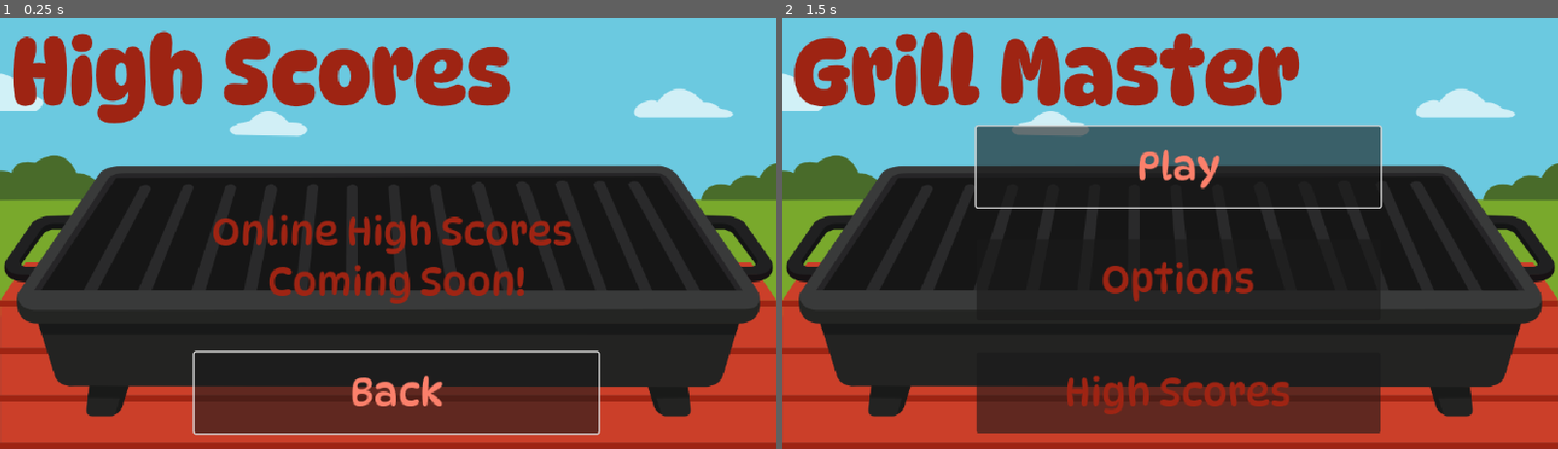
Above: before the commit, frames 1-2 (left to right).
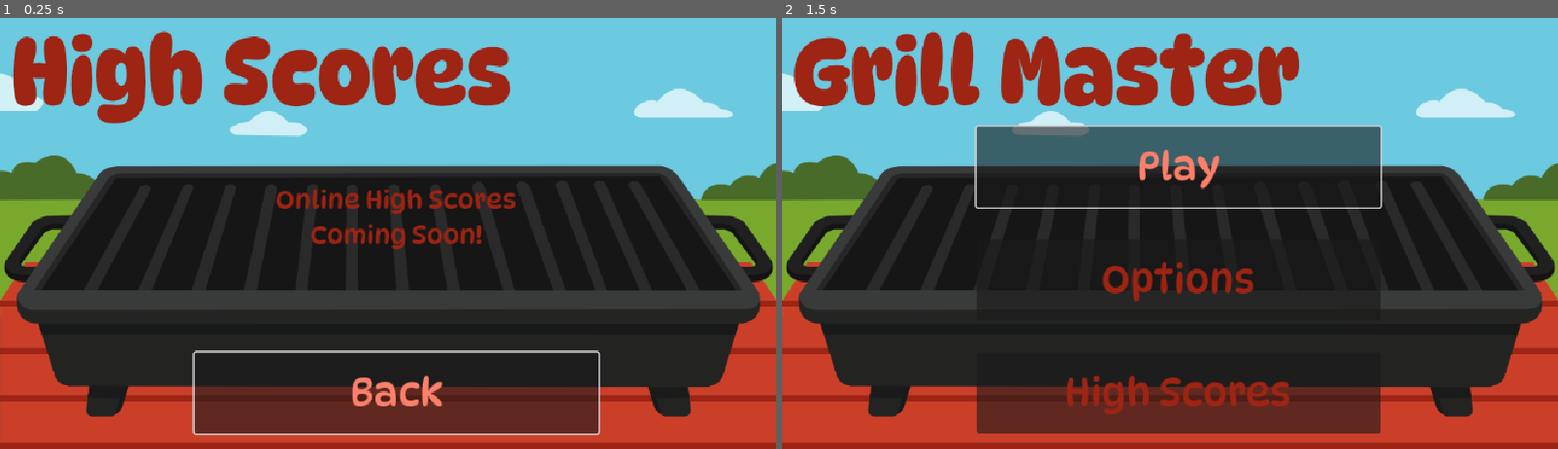
Above: after the commit, the same moments.

Repository: Allus-Interactive/30-days-of-summer-2025
Game: Godot game, scene res://scenes/menus/high scores/high_scores.tscn
The game is run twice, just before and just after one commit, with the same random seed, the same clock (stepped at 60 frames per second) and the same inputs. This scene is started directly instead of the project's main scene.
Inputs:
- Up to frame 1 (0.25 s): no input
- Up to frame 2 (1.5 s): hold D (move_right) 0.53-1.25 s; click "Back" at 1.25 s

The runs differ from the first frame. In frame 1, 3.5% of the frame differs, in the area x 27-74%, y 39-67%; in frame 2, nothing differs.

Commit message:
logic for online leaderboard

Diff:
--- a/scenes/game manager/game_manager.gd
+++ b/scenes/game manager/game_manager.gd
@@ -25,3 +25,24 @@
 			return 0
 	else:
 		return 0
+
+
+func submit_score(username: String, new_score: int):
+	var http = HTTPRequest.new()
+	add_child(http)
+
+	var data = { "name": username, "score": new_score }
+	var json_data= JSON.stringify(data)
+	print (json_data)
+
+	http.request_completed.connect(_on_request_completed)
+
+	var headers = ["Content-Type: application/json"]
+	http.request("http://localhost:3000/submit", headers, HTTPClient.Method.METHOD_POST, json_data)
+
+
+func _on_request_completed(_result: int, response_code: int, _headers: PackedStringArray, _body: PackedByteArray) -> void:
+	if response_code == 200:
+		print("Score submitted successfully!")
+	else:
+		print("Failed to submit score. Response code:", response_code)
--- a/scenes/grill_master.gd
+++ b/scenes/grill_master.gd
@@ -41,6 +41,9 @@
 	if score > GameManager.high_score:
 		GameManager.high_score = score
 		GameManager.save_high_score(score)
+		# TODO: implement online High Score Leaderboard
+		# TODO: add input for player initials to replace hardcoded "RWM"
+		# GameManager.submit_score("RWM", score)
 	get_tree().change_scene_to_file.call_deferred(times_up_scene)
 
 
--- a/scenes/menus/high scores/high_scores.gd
+++ b/scenes/menus/high scores/high_scores.gd
@@ -5,6 +5,7 @@
 
 
 @onready var high_score_label: Label = $CanvasLayer/HighScoreLabel
+@onready var online_high_score_label: Label = $CanvasLayer/OnlineHighScoreLabel
 @onready var back_button: Button = $CanvasLayer/BackButton
 
 
@@ -16,6 +17,36 @@
 		high_score_label.visible = false
 	high_score_label.text = "Your High Score: %d" % GameManager.high_score
 
+	# TODO: implement online High Score Leaderboard
+	# online_high_score_label.text = ""
+	# get_high_scores()
+
+
+func get_high_scores():
+	var http = HTTPRequest.new()
+	add_child(http)
+	http.request_completed.connect(_on_scores_received)
+	http.request("http://localhost:3000/scores")
+
+
+func _on_scores_received(_result, _code, _headers, body):
+	var json = JSON.new()
+	var error = json.parse(body.get_string_from_utf8())
+
+	if error == OK:
+		var result = json.data
+		print(result)
+		for entry in result:
+			print(entry)
+			if entry == "error":
+				# Auth Error
+				online_high_score_label.text = "Unable to retrieve high scores. Please try again later."
+			else:
+				print("%s: %d\n" % [entry["name"], entry["score"]])
+				online_high_score_label.text += "%s: %d\n" % [entry["name"], entry["score"]]
+	else:
+		print("JSON parsing failed with error code: ", error)
+		online_high_score_label.text = "Unable to retrieve high scores. Please try again later."
 
 func _on_back_button_pressed() -> void:
 	get_tree().change_scene_to_file.call_deferred(prev_scene)
--- a/scenes/menus/high scores/high_scores.tscn
+++ b/scenes/menus/high scores/high_scores.tscn
@@ -38,14 +38,16 @@
 
 [node name="OnlineHighScoreLabel" type="Label" parent="CanvasLayer"]
 offset_left = 240.0
-offset_top = 240.0
+offset_top = 190.0
 offset_right = 740.0
-offset_bottom = 365.0
+offset_bottom = 315.0
 theme = ExtResource("3_i8bdw")
+theme_override_font_sizes/font_size = 32
 text = "Online High Scores
 Coming Soon!"
 horizontal_alignment = 1
 vertical_alignment = 1
+autowrap_mode = 2
 
 [node name="BackButton" type="Button" parent="CanvasLayer"]
 custom_minimum_size = Vector2(500, 100)
